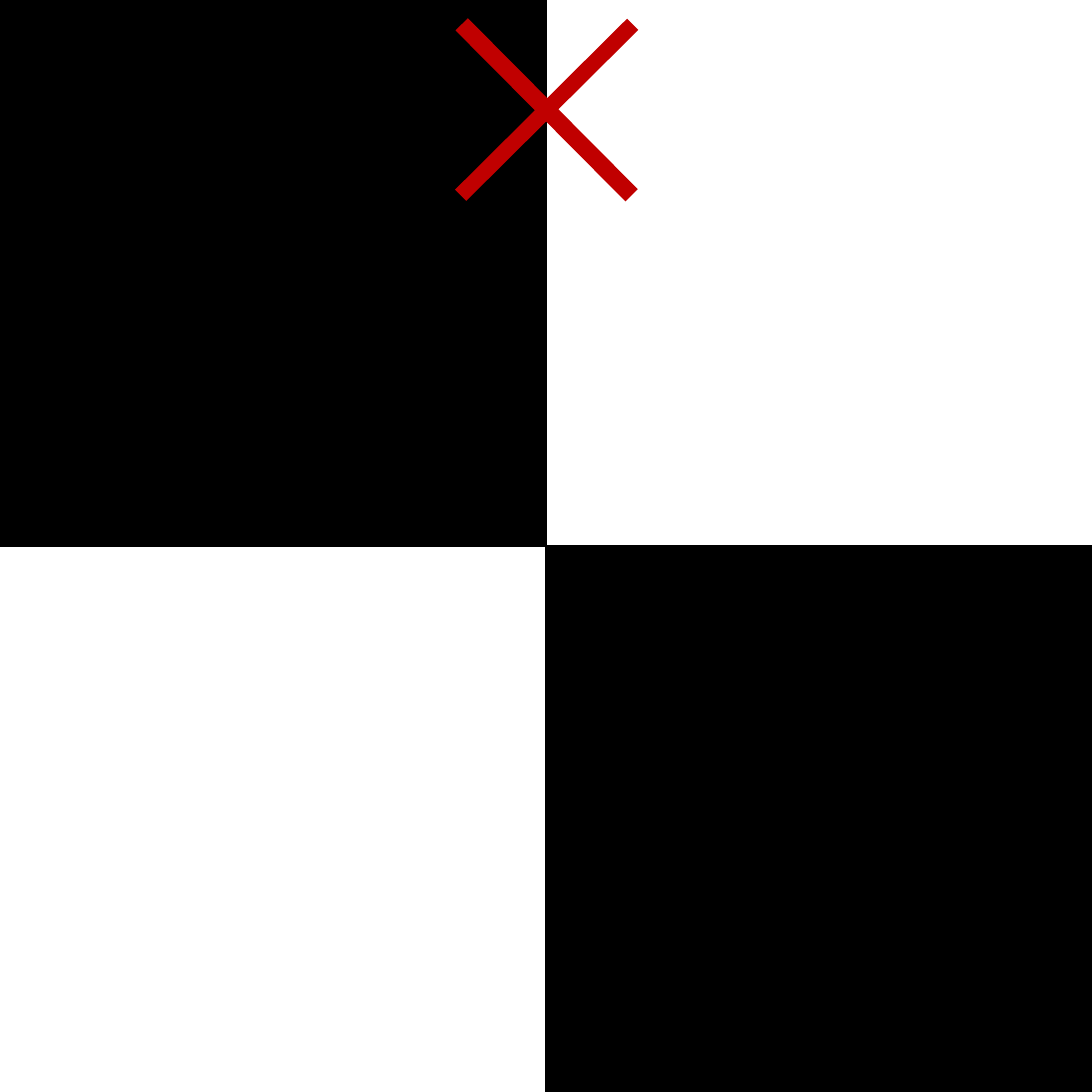
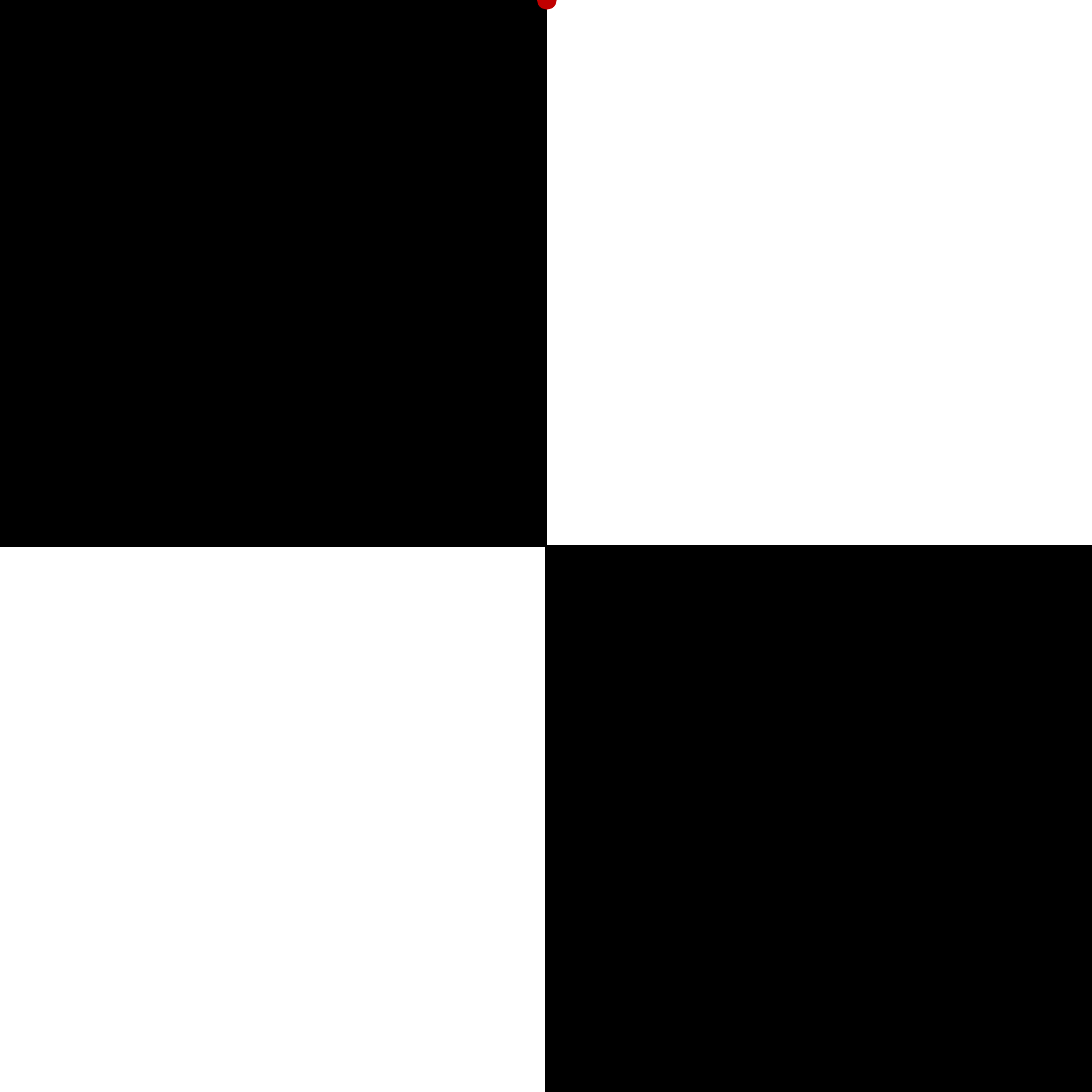
Before and after one commit to luamu/vr-pulfrich, a slide deck: slide 1 of Assets/Materials/CheckerboardVectorGraphic.pptx. Drawn at 1092x1092 pixels with LibreOffice and Linux fonts; fonts in the diff are those of the drawing. Boxes give left, top, right and bottom in pixels: in the first picture for what was removed or moved away, otherwise in the second. Text is boxed around its words. In the diff, an @@ line names an element or a change of style, - is before the commit and + after.

```diff
--- a/Assets/Materials/CheckerboardVectorGraphic.pptx
+++ b/Assets/Materials/CheckerboardVectorGraphic.pptx
@@ plus removed at (x1=377, y1=0, x2=717, y2=279) @@
@@ ellipse added at (x1=537, y1=0, x2=558, y2=10), fill #C00000 @@
```
Also in this commit, not shown: 4 other files.
